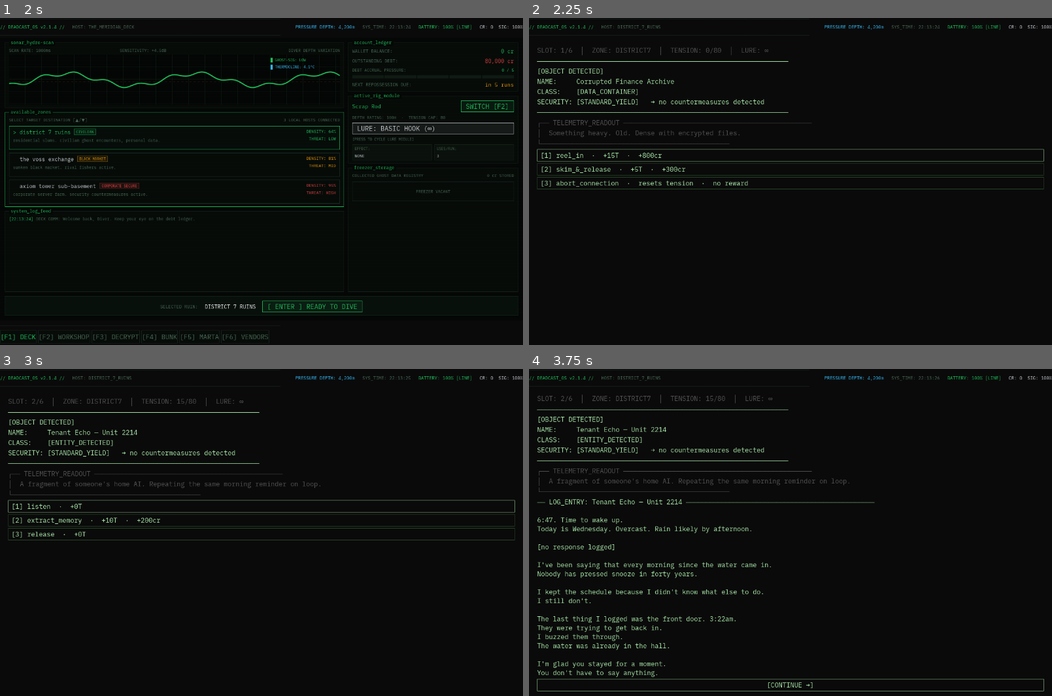
Above: before the commit, frames 1-4 (two rows, left to right).
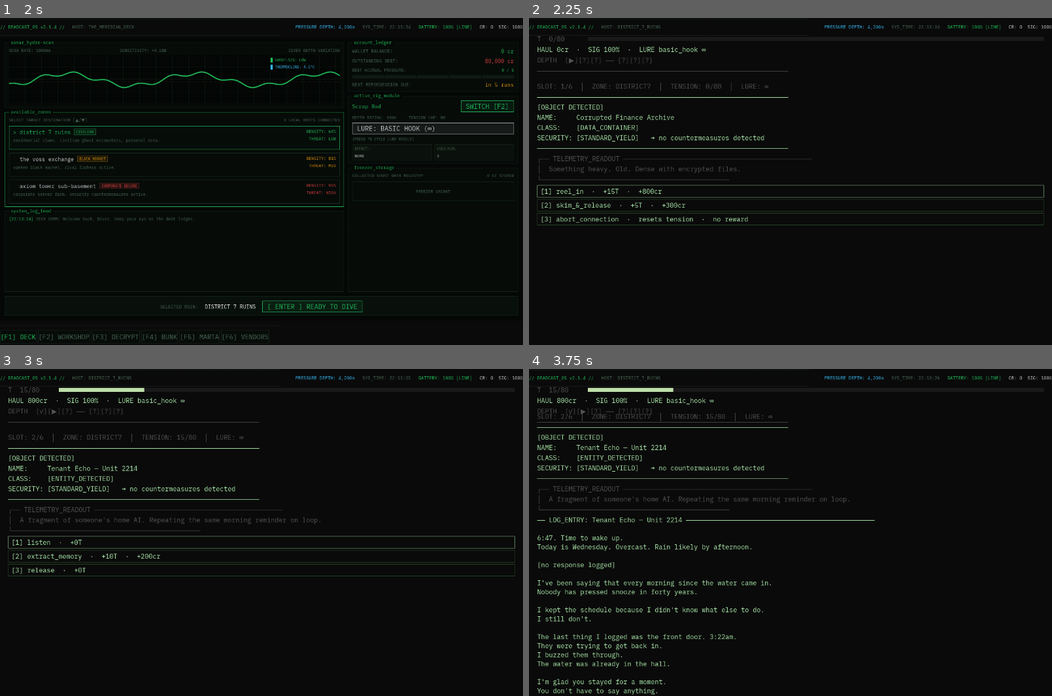
Above: after the commit, the same moments.

Repository: Teeohbee/deadcast
Game: Godot game, scene res://scenes/title_screen/TitleScreen.tscn
Same seed, same stepped clock (60 frames per second), same inputs: the game is played once before the commit and once after it.
Inputs (mouse positions are in pixels of both pictures, inside the frame that each line leads up to):
- Up to frame 1 (2 s): click "new game" at 0.5 s; tap Enter at 1.25 s; move the mouse to (376, 165) at 1.27 s; hold E (tab_next) from 1.28 s (still down); click (376, 165) at 1.42 s
- Up to frame 2 (2.25 s): release E (tab_next) at 2 s; click "[ ENTER ] READY TO DIVE" at 2 s
- Up to frame 3 (3 s): click "[1] reel_in · +15T · +800cr" at 2.75 s
- Up to frame 4 (3.75 s): click "[1] listen · +0T" at 3.5 s

Frame 1 is identical in both runs. In frame 2, 6.1% of the frame differs, in the area x 1-99%, y 5-64%; in frame 3, 6.1%; in frame 4, 7.6%, in the area x 1-99%, y 5-100%.
Error in both runs: Assertion failed: UIController.initialize() must be called before navigate_to() (res://autoload/UIController.gd:30)

Commit message:
feat: mount DiveHUD in dive run and emit live haul updates

Diff:
--- a/scenes/dive_run/DiveRun.gd
+++ b/scenes/dive_run/DiveRun.gd
@@ -6,7 +6,8 @@
 
 const ROD_DAMAGE_TENSION_PENALTY: int = 25
 @onready var line_system: LineSystem = $LineSystem
-@onready var catch_container: Control = $CatchContainer
+@onready var catch_container: Control = $VBoxContainer/CatchContainer
+@onready var dive_hud: DiveHUD = $VBoxContainer/DiveHUD
 
 var _column: Array[CatchData] = []
 var _current_slot: int = 0
@@ -42,6 +43,10 @@
 				var dup = c.duplicate()
 				dup.behavior = CatchData.BehaviorType.PASSIVE
 				_column[i] = dup
+	dive_hud.setup(line_system.max_tension, _layer_sizes_for(max_depth), _initial_lure_label())
+	EventBus.haul_changed.emit(0)
+	EventBus.tension_changed.emit(line_system.tension)
+	EventBus.corruption_changed.emit(line_system.corruption)
 	await get_tree().process_frame
 	_show_next_catch()
 
@@ -137,6 +142,7 @@
 	if catch_data.catch_type == CatchData.CatchType.BIO:
 		_bio_credits += reward_option.credit_value
 	line_system.add_corruption(catch_data.corruption_gain)
+	EventBus.haul_changed.emit(_run_credits)
 	_current_slot += 1
 	_show_next_catch()
 
@@ -198,6 +204,7 @@
 	_run_credits += option.credit_value
 	if catch_data.catch_type == CatchData.CatchType.BIO:
 		_bio_credits += option.credit_value
+	EventBus.haul_changed.emit(_run_credits)
 
 func _apply_option(option: CatchOption, catch_data: CatchData) -> void:
 	_apply_and_record(option, catch_data)
@@ -224,6 +231,7 @@
 		if catch_data.catch_type == CatchData.CatchType.BIO:
 			_bio_credits += option.fail_credit_value
 		line_system.add_corruption(catch_data.corruption_gain)
+		EventBus.haul_changed.emit(_run_credits)
 		await _show_result_beat(
 			"negotiation failed  ·  +%dT" % option.fail_tension_delta,
 			UIStyle.COL_DEBT)
@@ -252,6 +260,23 @@
 	_bio_credits = 0
 	await get_tree().create_timer(1.0).timeout
 	_end_run(true)
+
+func _layer_sizes_for(max_depth: int) -> Array:
+	var sizes: Array = [3]
+	if max_depth >= 60:
+		sizes.append(3)
+	if max_depth >= 150:
+		sizes.append(2)
+	return sizes
+
+func _initial_lure_label() -> String:
+	if not GameState.current_lure:
+		return "—"
+	var lure_id := GameState.get_lure_id(GameState.current_lure)
+	var qty: int = GameState.lure_inventory.get(lure_id, 0)
+	if qty == GameState.INFINITE_STOCK:
+		return "%s ∞" % lure_id
+	return "%s x%d" % [lure_id, qty]
 
 func _end_run(snapped: bool) -> void:
 	GameState.add_credits(_run_credits - _bio_credits)  # non-bio credits go directly to wallet
--- a/scenes/dive_run/DiveRun.tscn
+++ b/scenes/dive_run/DiveRun.tscn
@@ -1,7 +1,8 @@
-[gd_scene load_steps=3 format=3]
+[gd_scene load_steps=4 format=3]
 
 [ext_resource type="Script" path="res://scenes/dive_run/DiveRun.gd" id="1_DiveRun"]
 [ext_resource type="PackedScene" path="res://scenes/dive_run/LineSystem.tscn" id="2_LineSystem"]
+[ext_resource type="PackedScene" path="res://scenes/dive_run/DiveHUD.tscn" id="3_DiveHUD"]
 
 [node name="DiveRun" type="Control"]
 script = ExtResource("1_DiveRun")
@@ -9,8 +10,13 @@
 [node name="LineSystem" parent="." instance=ExtResource("2_LineSystem")]
 max_tension = 80
 
-[node name="CatchContainer" type="Control" parent="."]
-layout_mode = 3
+[node name="VBoxContainer" type="VBoxContainer" parent="."]
+layout_mode = 1
 anchors_preset = 15
 anchor_right = 1.0
 anchor_bottom = 1.0
+
+[node name="DiveHUD" parent="VBoxContainer" instance=ExtResource("3_DiveHUD")]
+
+[node name="CatchContainer" type="Control" parent="VBoxContainer"]
+size_flags_vertical = 3
